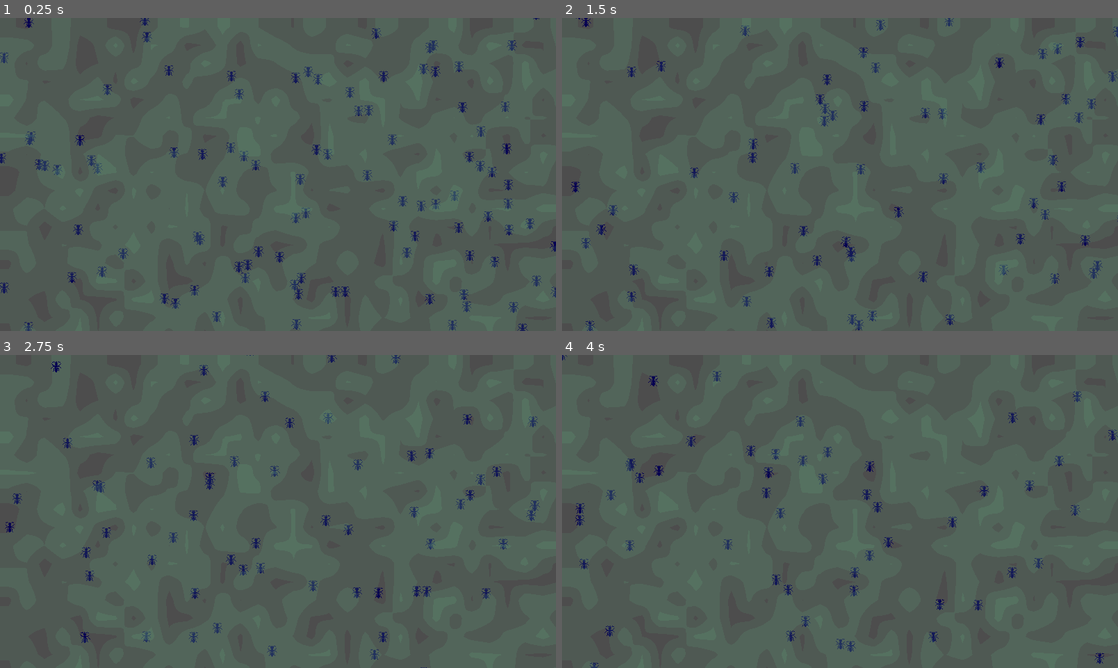
Above: before the commit, frames 1-4 (two rows, left to right).
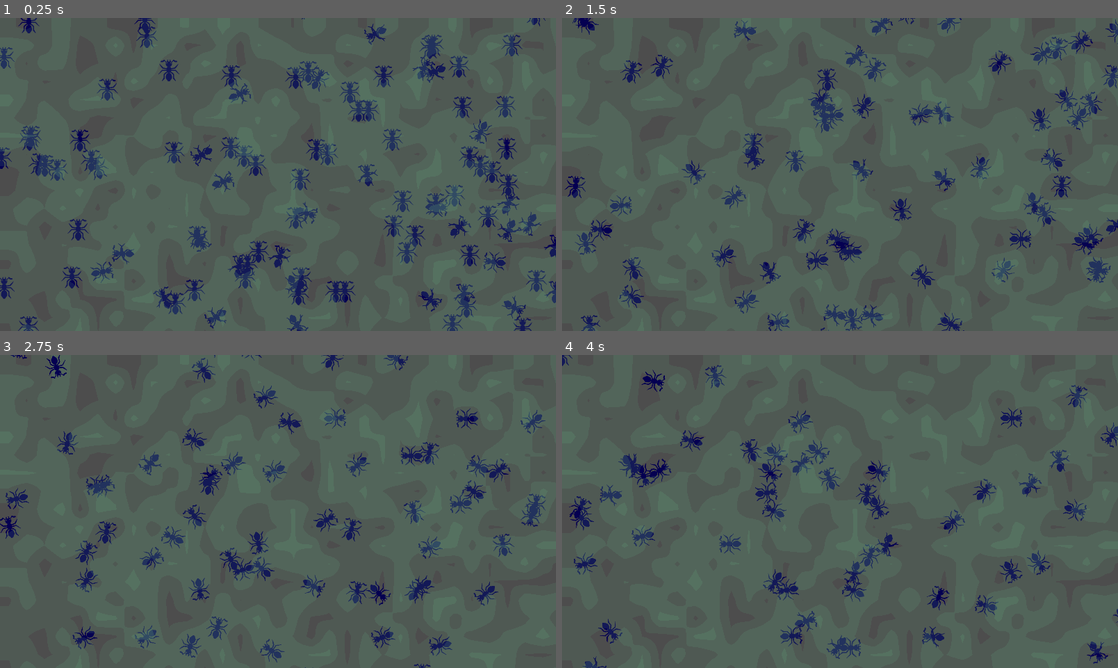
Above: after the commit, the same moments.

Repository: allemansratten/AntColonyTycoonDeluxe
Game: Godot game, scene res://game.tscn
The game is run twice, just before and just after one commit, with the same random seed, the same clock (stepped at 60 frames per second) and the same inputs.
Inputs:
- Up to frame 1 (0.25 s): no input
- Up to frame 2 (1.5 s): no input
- Up to frame 3 (2.75 s): no input
- Up to frame 4 (4 s): no input

The runs differ from the first frame. In frame 1, 7.8% of the frame differs, in the area x 0-100%, y 0-100%; in frame 2, 5.6%; in frame 3, 5.1%; in frame 4, 4.5%.

Commit message:
Přidané animace + otáčení

Diff:
--- a/ant.gd
+++ b/ant.gd
@@ -6,9 +6,11 @@
 @export var max_move_distance: float = 300.0
 @export var min_wait_time: float = 0.3
 @export var max_wait_time: float = 0.6
+@onready var _animated_sprite = $AnimatedSprite2D
 
 var target_position: Vector2
 var is_moving: bool = false
+var rotation_speed: float = 15.0  # Speed of rotation towards target
 
 func _ready():
 	#position = Vector2(200, 200)
@@ -18,17 +20,24 @@
 	await get_tree().create_timer(randf_range(0.0, max_wait_time)).timeout
 	start_new_movement()
 
+
 func _physics_process(_delta):
 	if is_moving:
 		var direction = (target_position - global_position).normalized()
 		var distance = global_position.distance_to(target_position)
 
-		if distance > 5: # If not close enough to target
+		if distance > 5:  # If not close enough to target
 			velocity = direction * randf_range(min_speed, max_speed)
 			move_and_slide()
+			_animated_sprite.play("default")
+				# Smooth rotation towards the target
+			var target_angle = direction.angle() + PI/2
+			rotation = lerp_angle(rotation, target_angle, rotation_speed * _delta)
 		else:
 			is_moving = false
+			_animated_sprite.stop()
 			start_waiting()
+
 
 func start_new_movement():
 	var random_angle = randf() * 2 * PI
--- a/ant.tscn
+++ b/ant.tscn
@@ -1,88 +1,48 @@
-[gd_scene load_steps=14 format=3 uid="uid://c1w2q7qvmwr8s"]
+[gd_scene load_steps=8 format=3 uid="uid://c1w2q7qvmwr8s"]
 
-[ext_resource type="Texture2D" uid="uid://dbaik0wwte6lk" path="res://enemy.png" id="1_ca5vm"]
 [ext_resource type="Script" path="res://ant.gd" id="1_jww2m"]
 [ext_resource type="Texture2D" uid="uid://cgrf025asat7k" path="res://resources/sprites/ant.png" id="2_hbgwd"]
+[ext_resource type="Texture2D" uid="uid://c4nnrgf8l3ntd" path="res://resources/sprites/ant_stationary.png" id="2_lsshl"]
+[ext_resource type="Texture2D" uid="uid://wh7pqylywwpk" path="res://resources/sprites/ant_walk1.png" id="3_jnfmw"]
+[ext_resource type="Texture2D" uid="uid://h240vhpniitm" path="res://resources/sprites/ant_walk2.png" id="4_u33sy"]
 
-[sub_resource type="AtlasTexture" id="AtlasTexture_7r7vd"]
-atlas = ExtResource("1_ca5vm")
-region = Rect2(0, 0, 48, 48)
-
-[sub_resource type="AtlasTexture" id="AtlasTexture_lhl4f"]
-atlas = ExtResource("1_ca5vm")
-region = Rect2(48, 0, 48, 48)
-
-[sub_resource type="AtlasTexture" id="AtlasTexture_bf2h8"]
-atlas = ExtResource("1_ca5vm")
-region = Rect2(96, 0, 48, 48)
-
-[sub_resource type="AtlasTexture" id="AtlasTexture_x5wqs"]
-atlas = ExtResource("1_ca5vm")
-region = Rect2(144, 0, 48, 48)
-
-[sub_resource type="AtlasTexture" id="AtlasTexture_uyhta"]
-atlas = ExtResource("1_ca5vm")
-region = Rect2(192, 0, 48, 48)
-
-[sub_resource type="AtlasTexture" id="AtlasTexture_qwdj4"]
-atlas = ExtResource("1_ca5vm")
-region = Rect2(240, 0, 48, 48)
-
-[sub_resource type="AtlasTexture" id="AtlasTexture_yexma"]
-atlas = ExtResource("1_ca5vm")
-region = Rect2(288, 0, 48, 48)
-
-[sub_resource type="AtlasTexture" id="AtlasTexture_w2lrw"]
-atlas = ExtResource("1_ca5vm")
-region = Rect2(336, 0, 48, 48)
-
-[sub_resource type="SpriteFrames" id="SpriteFrames_yq6mw"]
+[sub_resource type="SpriteFrames" id="SpriteFrames_xw4ci"]
 animations = [{
 "frames": [{
-"duration": 1.0,
-"texture": SubResource("AtlasTexture_7r7vd")
+"duration": 2.0,
+"texture": ExtResource("2_lsshl")
 }, {
-"duration": 1.0,
-"texture": SubResource("AtlasTexture_lhl4f")
+"duration": 2.0,
+"texture": ExtResource("3_jnfmw")
 }, {
-"duration": 1.0,
-"texture": SubResource("AtlasTexture_bf2h8")
+"duration": 2.0,
+"texture": ExtResource("2_lsshl")
 }, {
-"duration": 1.0,
-"texture": SubResource("AtlasTexture_x5wqs")
-}, {
-"duration": 1.0,
-"texture": SubResource("AtlasTexture_uyhta")
-}, {
-"duration": 1.0,
-"texture": SubResource("AtlasTexture_qwdj4")
-}, {
-"duration": 1.0,
-"texture": SubResource("AtlasTexture_yexma")
-}, {
-"duration": 1.0,
-"texture": SubResource("AtlasTexture_w2lrw")
+"duration": 2.0,
+"texture": ExtResource("4_u33sy")
 }],
 "loop": true,
 "name": &"default",
-"speed": 5.0
+"speed": 12.0
 }]
 
 [sub_resource type="CircleShape2D" id="CircleShape2D_3jwfc"]
 radius = 3.16228
 
 [node name="Ant" type="CharacterBody2D"]
+motion_mode = 1
 script = ExtResource("1_jww2m")
 metadata/_edit_group_ = true
 
+[node name="AnimatedSprite2D" type="AnimatedSprite2D" parent="."]
+sprite_frames = SubResource("SpriteFrames_xw4ci")
+frame_progress = 0.248136
+
 [node name="Sprite2D" type="Sprite2D" parent="."]
+visible = false
 scale = Vector2(0.5, 0.5)
 texture = ExtResource("2_hbgwd")
 
-[node name="AnimatedSprite2D" type="AnimatedSprite2D" parent="."]
+[node name="CollisionShape2D" type="CollisionShape2D" parent="."]
 visible = false
-sprite_frames = SubResource("SpriteFrames_yq6mw")
-frame_progress = 0.605466
-
-[node name="CollisionShape2D" type="CollisionShape2D" parent="."]
 shape = SubResource("CircleShape2D_3jwfc")
